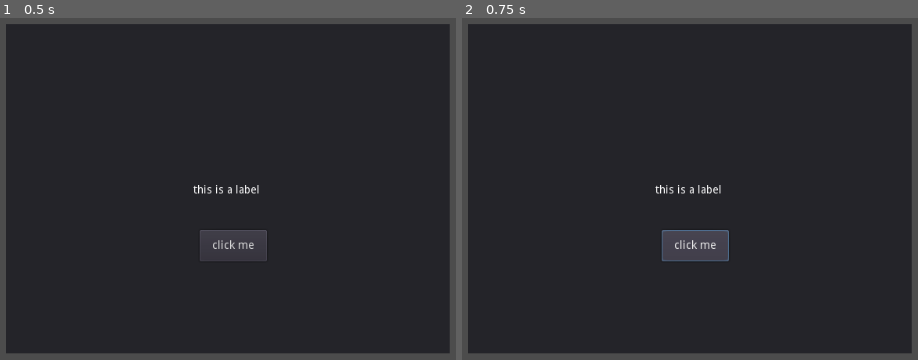
Above: before the commit, frames 1-2 (left to right).
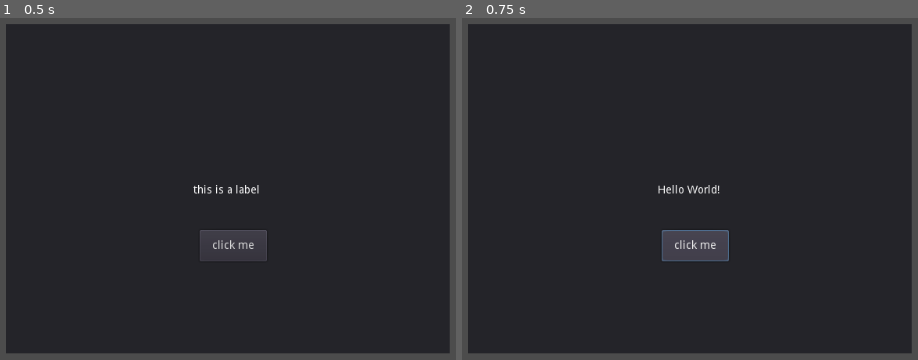
Above: after the commit, the same moments.

Repository: dan1229/godot_hello_world
Game: Godot game, scene res://Main.tscn
The game is run twice, just before and just after one commit, with the same random seed, the same clock (stepped at 60 frames per second) and the same inputs. Before the commit the project has no main scene; this scene is started directly in both runs.
Inputs:
- Up to frame 1 (0.5 s): no input
- Up to frame 2 (0.75 s): click "click me" at 0.5 s

Frame 1 is identical in both runs. In frame 2, 0.2% of the frame differs, in the area x 42-57%, y 48-52%.

Commit message:
finished tutorial

Diff:
--- /dev/null
+++ b/HelloWorld.gd
@@ -0,0 +1,21 @@
+extends Panel
+
+
+# Declare member variables here. Examples:
+# var a = 2
+# var b = "text"
+
+
+# Called when the node enters the scene tree for the first time.
+func _ready():
+	pass # Replace with function body.
+
+
+# Called every frame. 'delta' is the elapsed time since the previous frame.
+#func _process(delta):
+#	pass
+
+
+func _on_Button_pressed():
+	$Label.text = "Hello World!"
+	# equiv to get_node("Label").text = "Hello World!"
--- a/Main.tscn
+++ b/Main.tscn
@@ -1,4 +1,6 @@
-[gd_scene format=2]
+[gd_scene load_steps=2 format=2]
+
+[ext_resource path="res://HelloWorld.gd" type="Script" id=1]
 
 [node name="Spatial" type="Spatial"]
 
@@ -7,6 +9,7 @@
 margin_top = 40.0
 margin_right = 710.0
 margin_bottom = 462.0
+script = ExtResource( 1 )
 __meta__ = {
 "_edit_use_anchors_": false
 }
@@ -31,3 +34,5 @@
 margin_right = 111.912
 margin_bottom = 65.992
 text = "click me"
+
+[connection signal="pressed" from="Panel/Button" to="Panel" method="_on_Button_pressed"]
--- a/project.godot
+++ b/project.godot
@@ -11,6 +11,7 @@
 [application]
 
 config/name="hello world"
+run/main_scene="res://Main.tscn"
 config/icon="res://icon.png"
 
 [physics]
